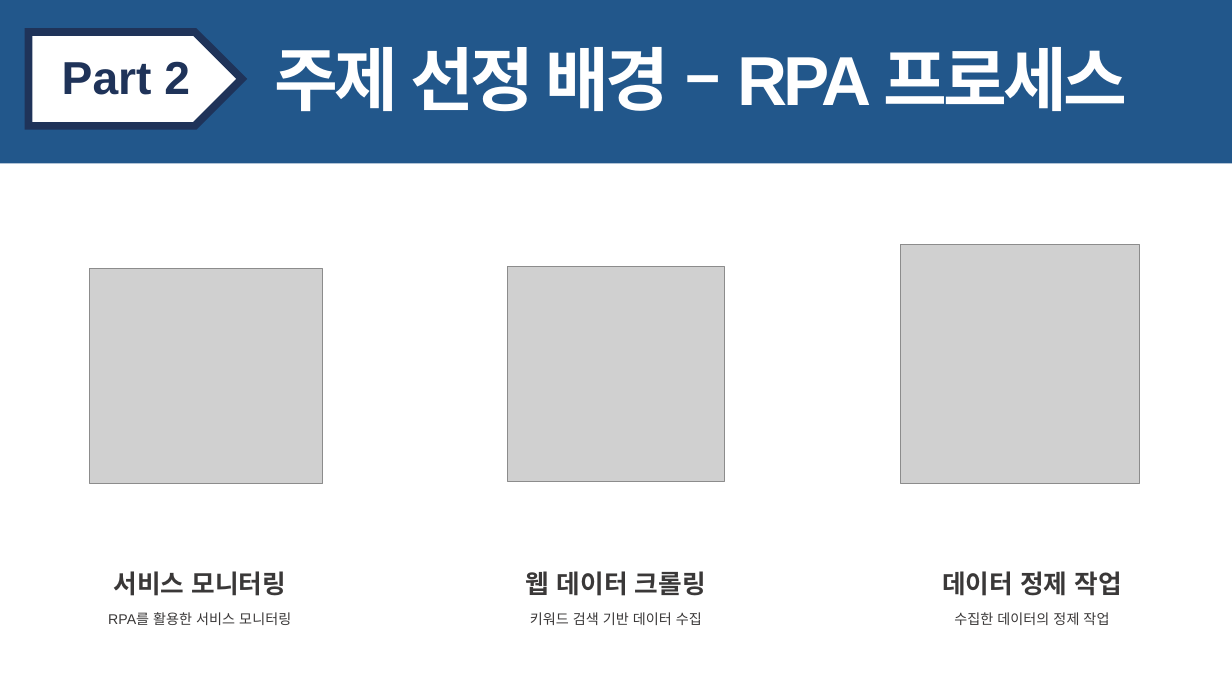
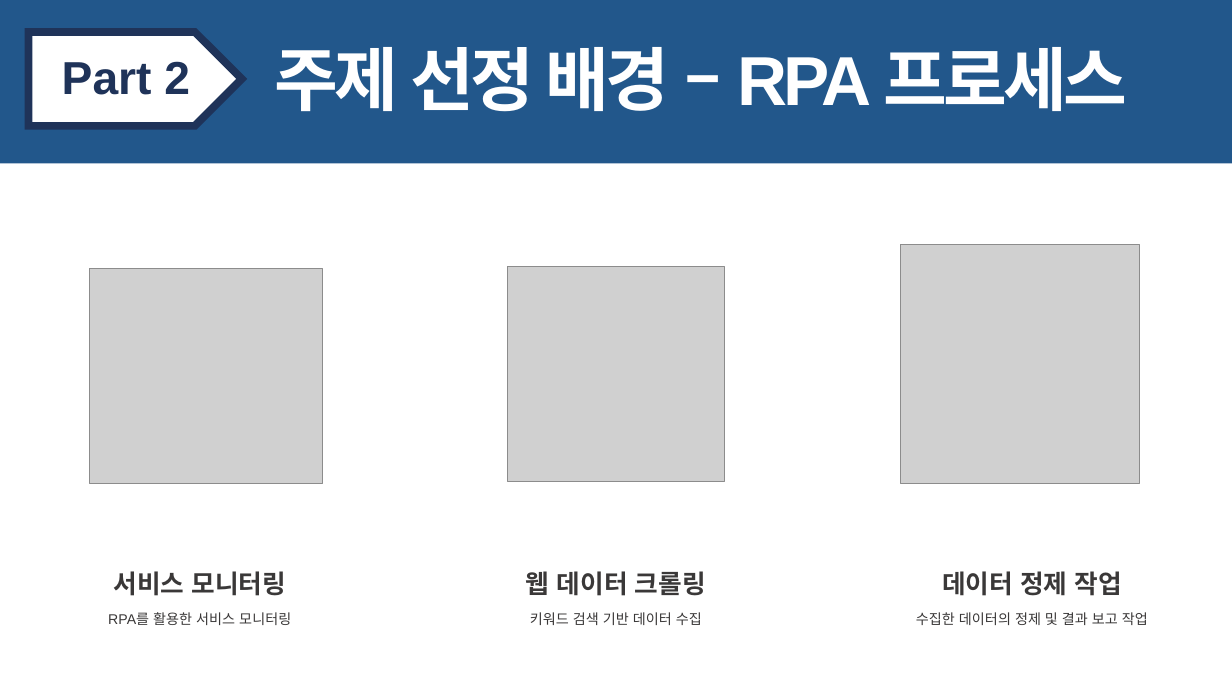
Before and after one commit to CSID-DGU/2019-2-ESCD-Yanghwa, a slide deck: slide 8 of 발표자료 및 보고서/프로젝트 진행계획 발표자료(양화대교).pptx (slide 7 before the commit). Drawn at 1232x693 pixels with LibreOffice and Linux fonts; fonts in the diff are those of the drawing; grey boxes stand for pictures. Boxes give left, top, right and bottom in pixels: in the first picture for what was removed or moved away, otherwise in the second. Text is boxed around its words. In the diff, an @@ line names an element or a change of style, - is before the commit and + after.

```diff
--- a/발표자료 및 보고서/프로젝트 진행계획 발표자료(양화대교).pptx
+++ b/발표자료 및 보고서/프로젝트 진행계획 발표자료(양화대교).pptx
@@ text at box(916, 612, 1148, 625): text changed @@
-수집한 데이터의 정제 작업
+수집한 데이터의 정제 및 결과 보고 작업
```
Also in this commit, not shown: 5 other slides changed, 1 slide added.
